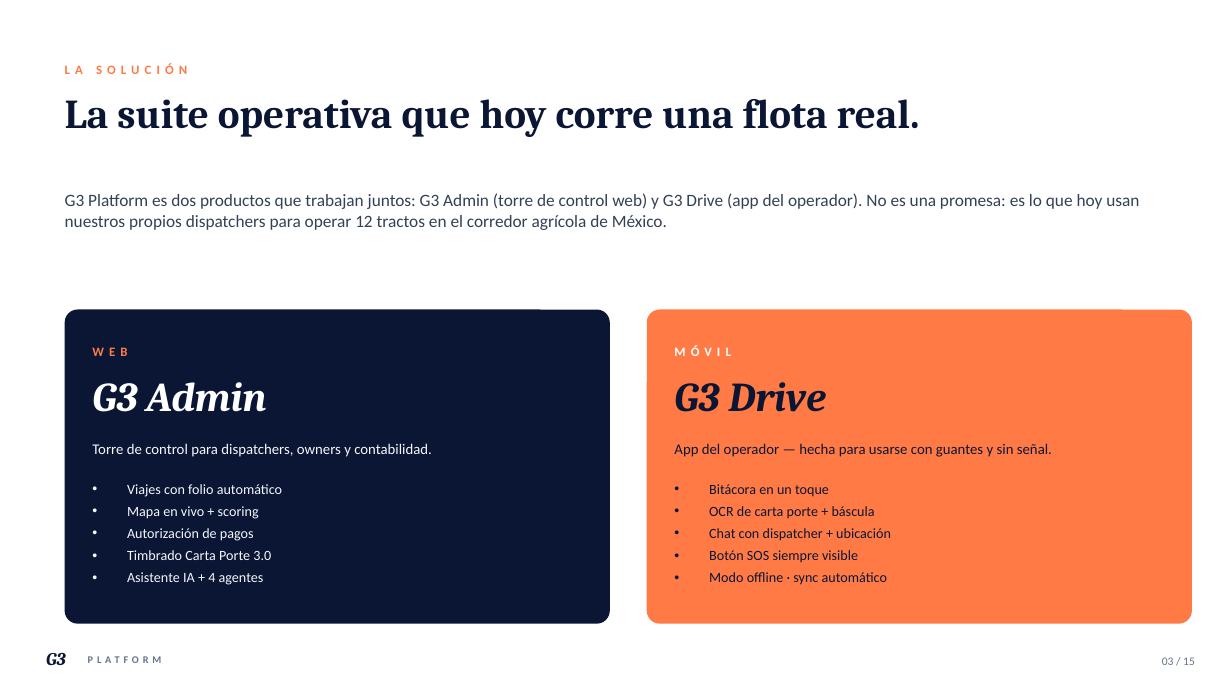
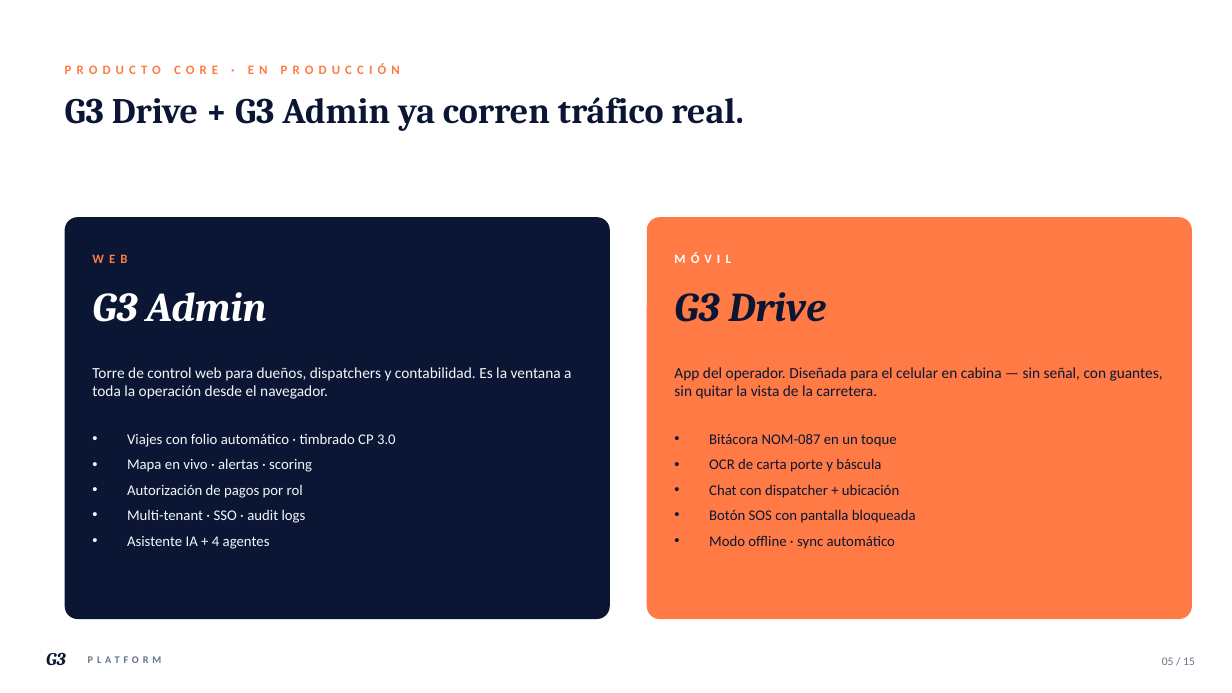
Before and after one commit to EduardoGamboaB/Mobile, a slide deck: slide 5 of docs/investor-deck/G3-Platform-Seed-2026.pptx (slide 3 before the commit). Drawn at 1232x693 pixels with LibreOffice and Linux fonts; fonts in the diff are those of the drawing. Boxes give left, top, right and bottom in pixels: in the first picture for what was removed or moved away, otherwise in the second. Text is boxed around its words. In the diff, an @@ line names an element or a change of style, - is before the commit and + after.

```diff
--- a/docs/investor-deck/G3-Platform-Seed-2026.pptx
+++ b/docs/investor-deck/G3-Platform-Seed-2026.pptx
@@ text removed at [65, 63, 187, 74] @@
-LA SOLUCIÓN
@@ text added at [174, 63, 400, 74], 10 pt, text #FF7A45, bold @@
+PRODUCTO CORE · EN PRODUCCIÓN
@@ text at [65, 97, 743, 131]: text changed; size 32 to 28 pt @@
-La suite operativa que hoy corre una flota real.
+G3 Drive + G3 Admin ya corren tráfico real.
@@ text removed at [65, 193, 1139, 230] @@
-G3 Platform es dos productos que trabajan juntos: G3 Admin (torre de control web) y G3 Drive (app del operador). No es una promesa: es lo que hoy usan nuestros propios dispatchers para operar 12 tractos en el corredor agrícola de México.
@@ rounded rectangle: place and size @@
-rounded rectangle at [65, 310, 610, 624]
+rounded rectangle at [65, 217, 610, 619]
@@ rounded rectangle at [65, 217, 610, 619]: proportions changed @@
@@ rounded rectangle at [647, 217, 1192, 619]: proportions changed @@
@@ rounded rectangle: place and size @@
-rounded rectangle at [647, 310, 1192, 624]
+rounded rectangle at [647, 217, 1192, 619]
@@ text "WEB": place and size @@
-text "WEB" at [92, 347, 127, 356]
+text "WEB" at [92, 254, 127, 263]
@@ text "MÓVIL": place and size @@
-text "MÓVIL" at [674, 345, 730, 356]
+text "MÓVIL" at [674, 253, 730, 263]
@@ text "G3 Admin": place and size @@
-text "G3 Admin" at [92, 382, 266, 412]
+text "G3 Admin" at [92, 292, 266, 322]
@@ text "G3 Drive": place and size @@
-text "G3 Drive" at [674, 382, 826, 412]
+text "G3 Drive" at [674, 292, 826, 322]
@@ text at [92, 367, 571, 399]: text changed; size 11.5 to 12 pt @@
-Torre de control para dispatchers, owners y contabilidad.
+Torre de control web para dueños, dispatchers y contabilidad. Es la ventana a toda la operación desde el navegador.
@@ text at [674, 367, 1163, 399]: text changed; size 11.5 to 12 pt @@
-App del operador — hecha para usarse con guantes y sin señal.
+App del operador. Diseñada para el celular en cabina — sin señal, con guantes, sin quitar la vista de la carretera.
@@ text "Viajes con folio automático · ...": place and size @@
-text "Viajes con folio automático · ..." at [127, 484, 282, 585]
+text "Viajes con folio automático · ..." at [127, 433, 396, 549]
@@ text at [127, 433, 396, 523]: text changed; size 11 to 11.5 pt @@
-• Viajes con folio automático
-• Mapa en vivo + scoring
-• Autorización de pagos
-• Timbrado Carta Porte 3.0
+• Viajes con folio automático · timbrado CP 3.0
+• Mapa en vivo · alertas · scoring
+• Autorización de pagos por rol
+• Multi-tenant · SSO · audit logs
@@ text "Bitácora NOM-087 en un toque": place and size @@
-text "Bitácora NOM-087 en un toque" at [709, 484, 891, 585]
+text "Bitácora NOM-087 en un toque" at [709, 434, 916, 549]
@@ text at [709, 434, 896, 472]: text changed; size 11 to 11.5 pt @@
-• Bitácora en un toque
-• OCR de carta porte + báscula
+• Bitácora NOM-087 en un toque
+• OCR de carta porte y báscula
@@ text at [709, 509, 916, 523]: text changed; size 11 to 11.5 pt @@
-• Botón SOS siempre visible
+• Botón SOS con pantalla bloqueada
@@ text at [709, 484, 899, 549]: size 11 to 11.5 pt in "Chat con dispatcher + ubicación", "Modo offline · sync automático"; more space between paragraphs @@
@@ text at [127, 536, 270, 549]: size 11 to 11.5 pt in "Asistente IA + 4 agentes"; more space between paragraphs @@
@@ text at [1162, 657, 1195, 665]: text changed @@
-03 / 15
+05 / 15
```
Also in this commit, not shown: 3 other slides changed, 11 slides added, 11 slides removed, 1 other file.
